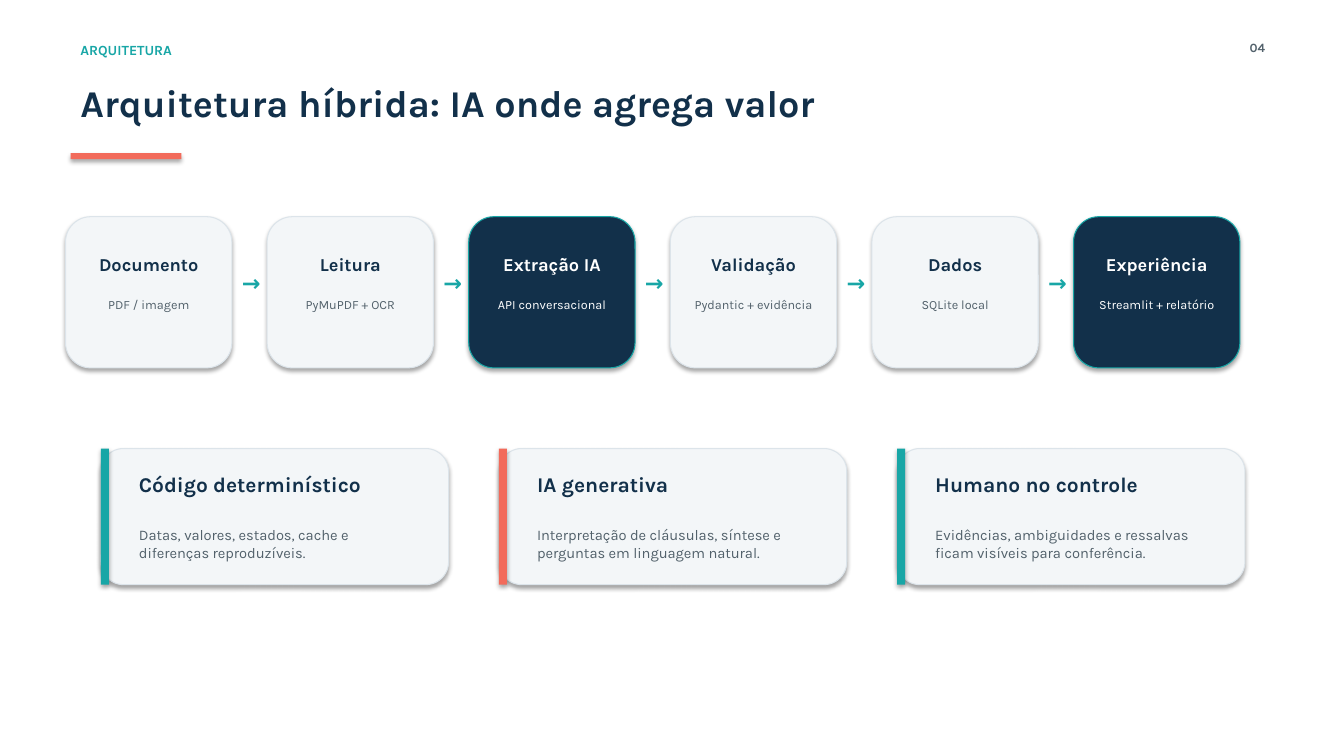
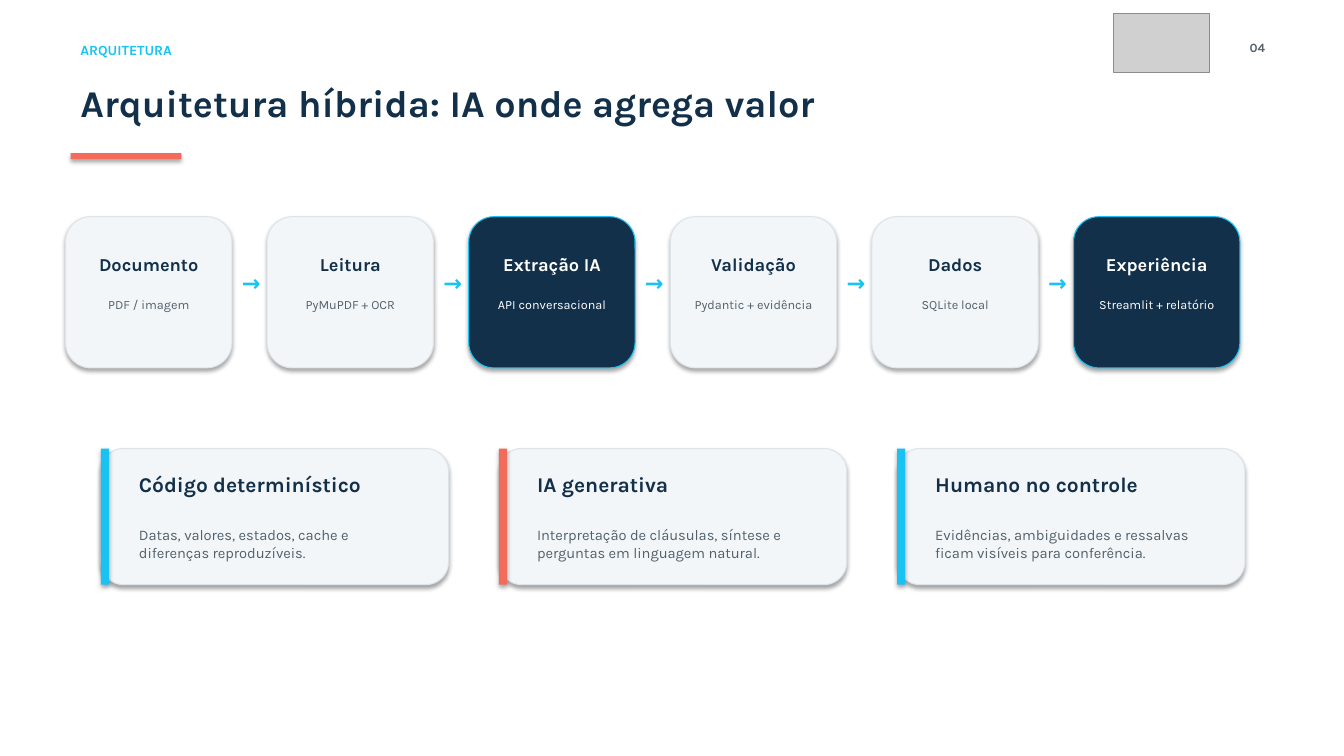
Before and after one commit to RogerioSousa123/insurminds-projeto-final-latintech, a slide deck: slide 4 of Projeto_Final_Artefatos/InsurMinds_Projeto_Final.pptx. Drawn at 1344x756 pixels with LibreOffice and Linux fonts; fonts in the diff are those of the drawing; grey boxes stand for pictures. Boxes give left, top, right and bottom in pixels: in the first picture for what was removed or moved away, otherwise in the second. Text is boxed around its words. In the diff, an @@ line names an element or a change of style, - is before the commit and + after.

```diff
--- a/Projeto_Final_Artefatos/InsurMinds_Projeto_Final.pptx
+++ b/Projeto_Final_Artefatos/InsurMinds_Projeto_Final.pptx
@@ picture added at [1114, 13, 1210, 73] @@
@@ rounded rectangle at [469, 217, 635, 368]: outline #18A6A6 0.75 pt to #18C2F2 0.75 pt @@
@@ rounded rectangle at [1074, 217, 1240, 368]: outline #18A6A6 0.75 pt to #18C2F2 0.75 pt @@
@@ text colour #18A6A6 to #18C2F2 in 6 elements at [80, 45, 172, 58], [232, 264, 267, 304], [434, 264, 469, 304], [635, 264, 670, 304], [837, 264, 872, 304], [1038, 264, 1074, 304] @@
@@ rectangle at [101, 449, 109, 585]: fill #18A6A6 to #18C2F2 @@
@@ rectangle at [897, 449, 905, 585]: fill #18A6A6 to #18C2F2 @@
```
Also in this commit, not shown: 8 other slides changed, 9 other files.
